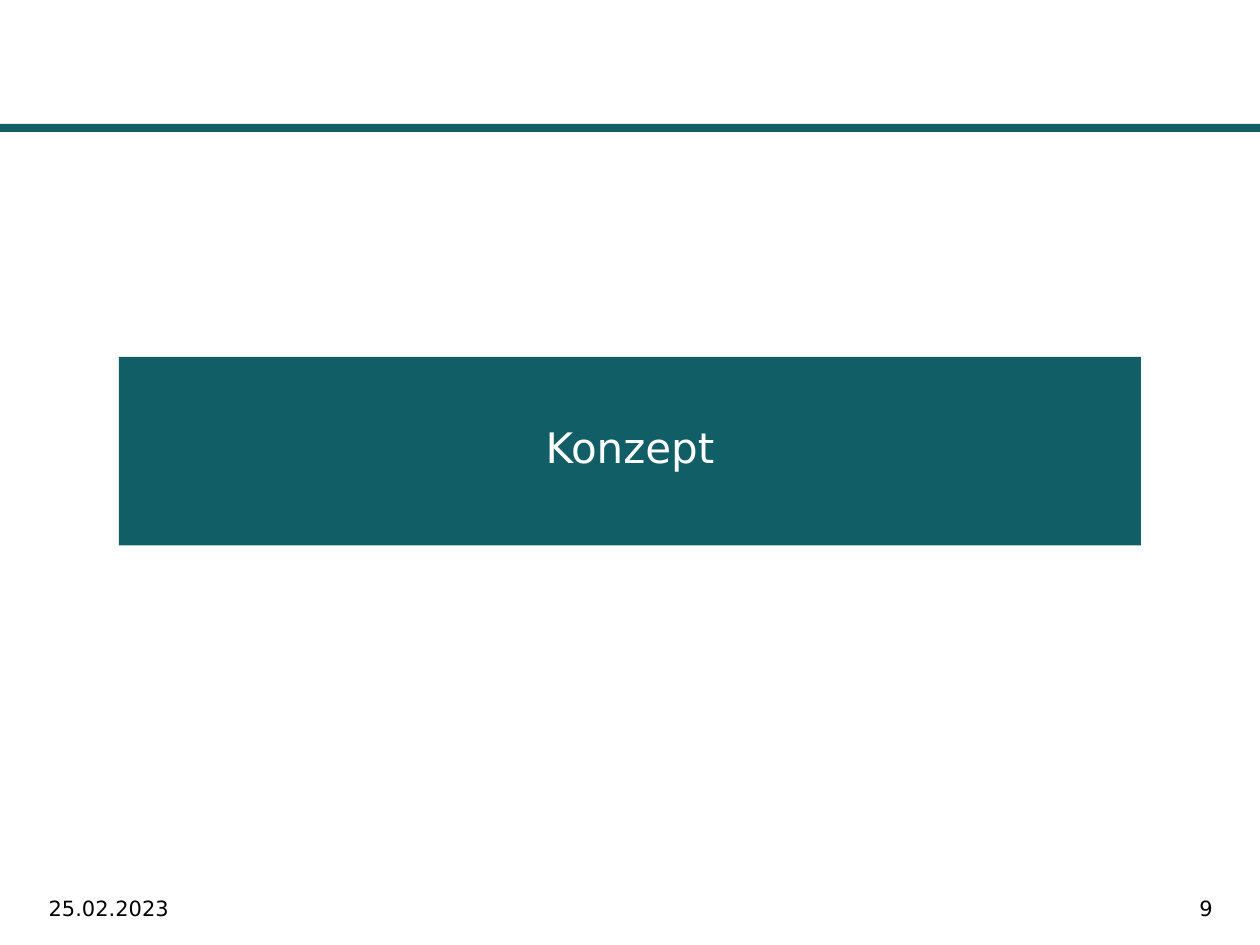
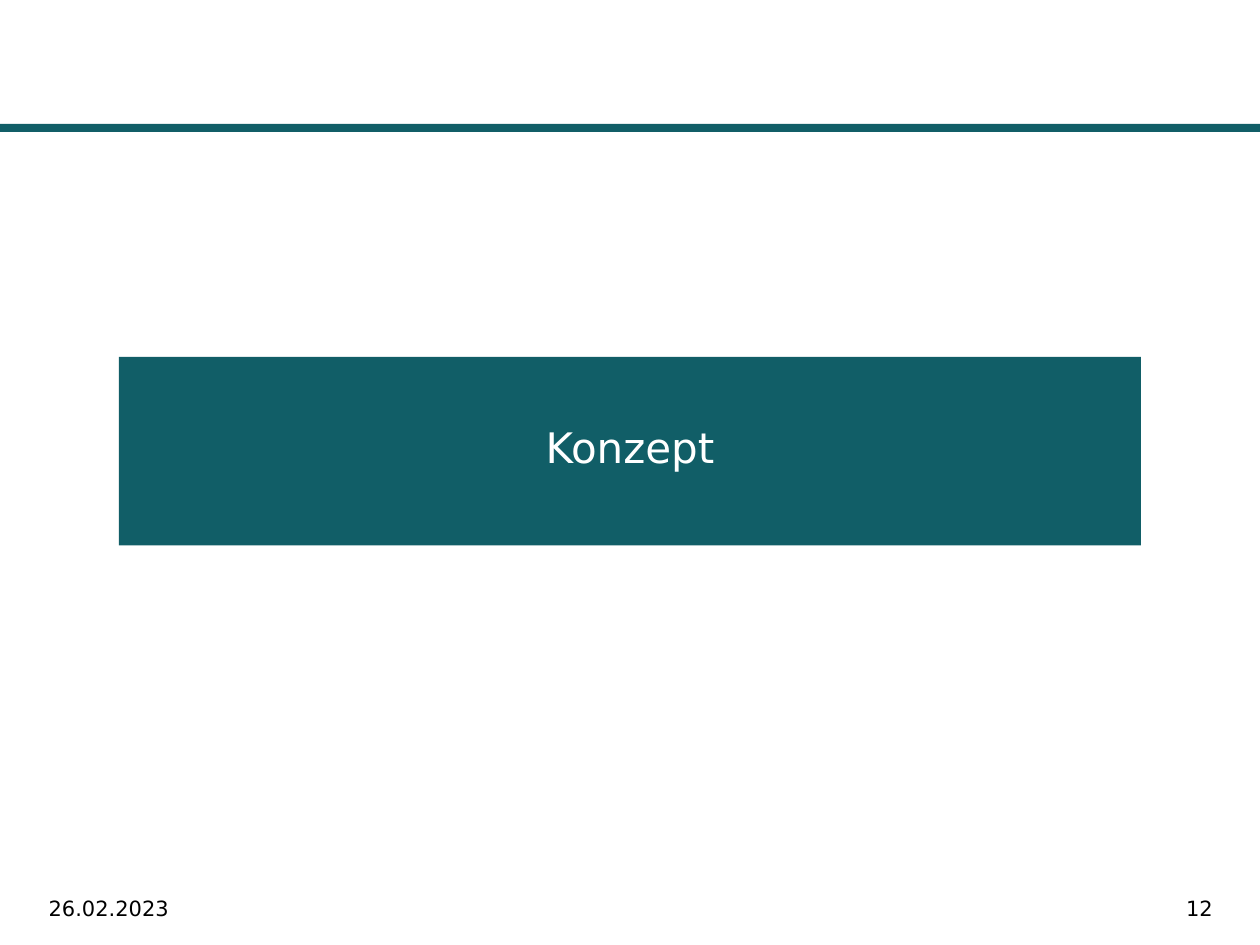
Before and after one commit to DwieDave/gedcom.js, a slide deck: slide 12 of doc/Teamprojekt_GedcomJS_MariusMueller_DavidGruber.pptx (slide 9 before the commit). Drawn at 1260x945 pixels with LibreOffice and Linux fonts; fonts in the diff are those of the drawing; background and template pictures are left out. Boxes give left, top, right and bottom in pixels: in the first picture for what was removed or moved away, otherwise in the second. Text is boxed around its words. In the diff, an @@ line names an element or a change of style, - is before the commit and + after.

```diff
--- a/doc/Teamprojekt_GedcomJS_MariusMueller_DavidGruber.pptx
+++ b/doc/Teamprojekt_GedcomJS_MariusMueller_DavidGruber.pptx
@@ text at box(49, 900, 169, 917): text changed @@
-25.02.2023
+26.02.2023
@@ page number at box(1186, 900, 1213, 916): text changed @@
-9
+12
```
Also in this commit, not shown: 9 other slides changed, 20 slides added, 1 slide removed, 3 other files.
